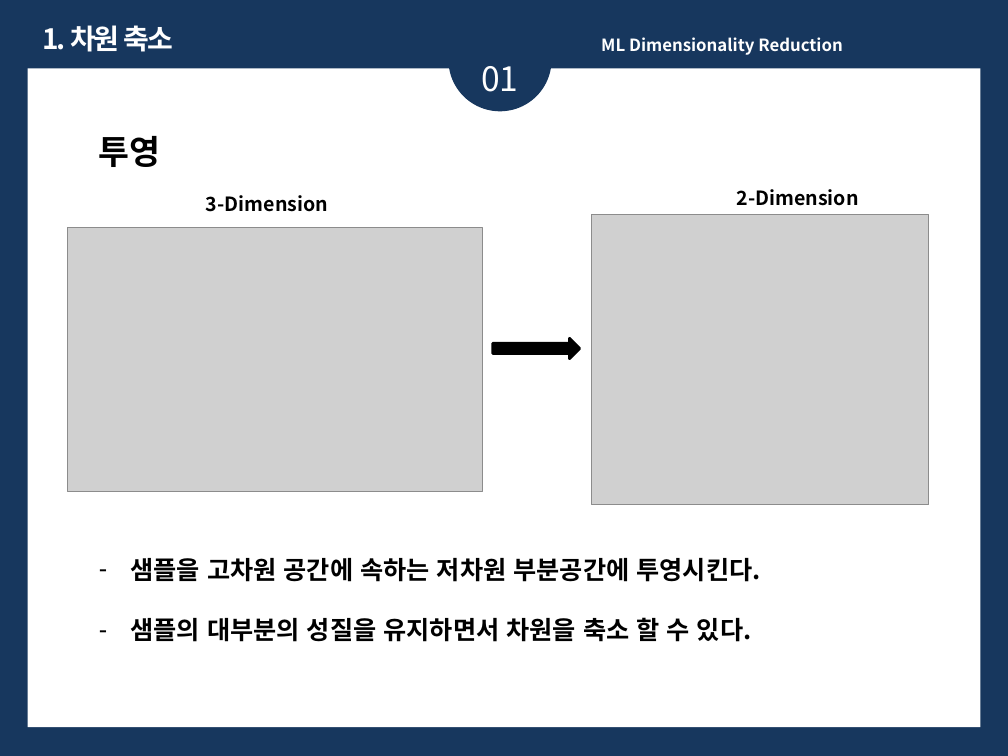
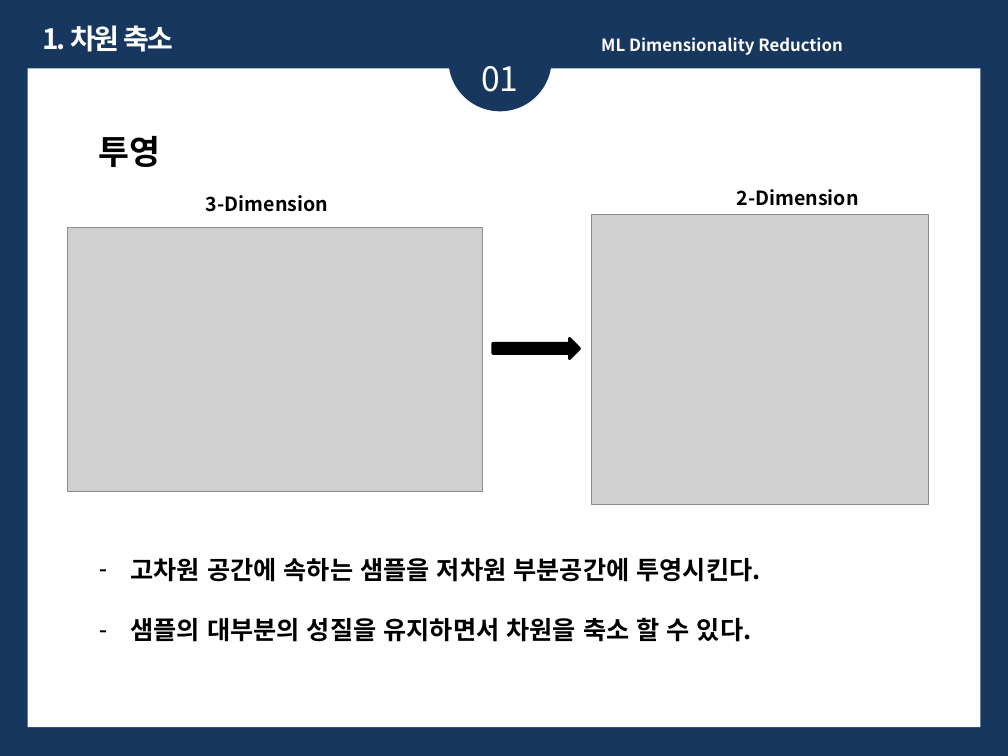
Before and after one commit to ykykyk112/machine_learning, a slide deck: slide 5 of ML_Algorithm_Review/Dimensionality_Reduction_Review.pptx. Drawn at 1008x756 pixels with LibreOffice and Linux fonts; fonts in the diff are those of the drawing; grey boxes stand for pictures. Boxes give left, top, right and bottom in pixels: in the first picture for what was removed or moved away, otherwise in the second. Text is boxed around its words. In the diff, an @@ line names an element or a change of style, - is before the commit and + after.

```diff
--- a/ML_Algorithm_Review/Dimensionality_Reduction_Review.pptx
+++ b/ML_Algorithm_Review/Dimensionality_Reduction_Review.pptx
@@ text at <box>130,558,760,582</box>: text changed @@
-– 샘플을 고차원 공간에 속하는 저차원 부분공간에 투영시킨다.
+– 고차원 공간에 속하는 샘플을 저차원 부분공간에 투영시킨다.
```
Also in this commit, not shown: 5 other slides changed.
